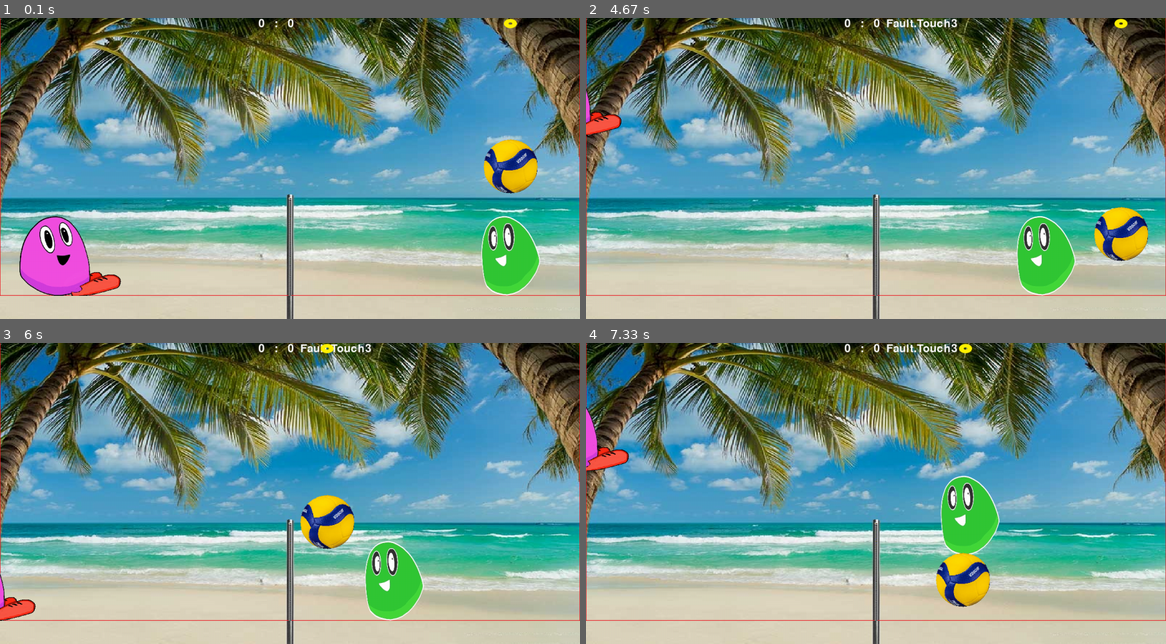
Above: before the commit, frames 1-4 (two rows, left to right).
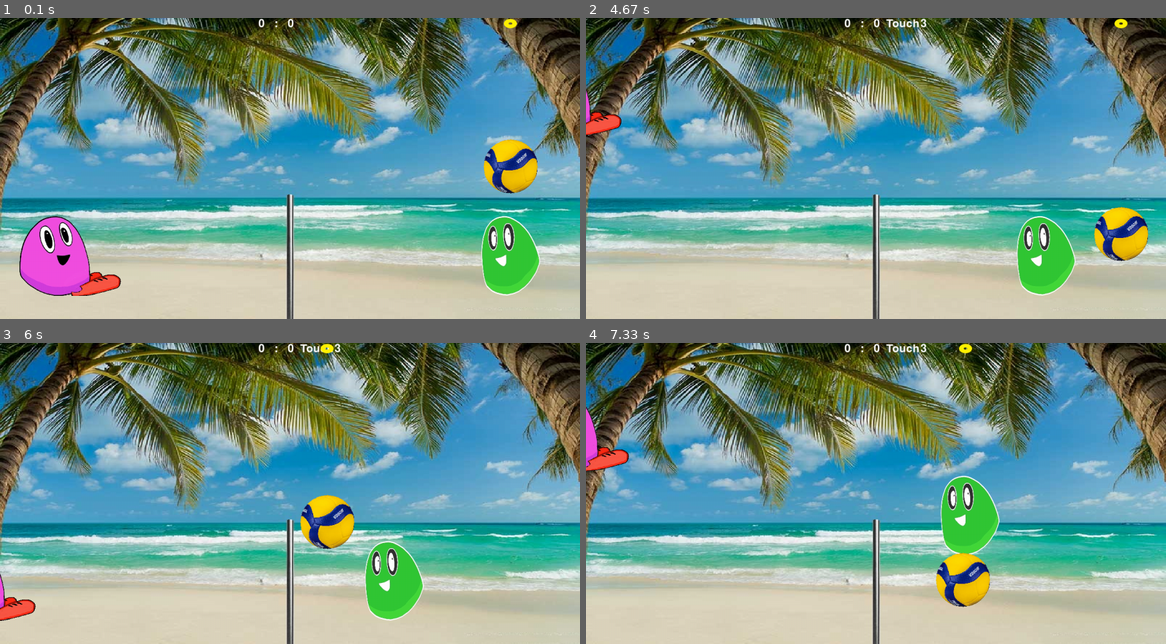
Above: after the commit, the same moments.

Repository: 3strategy/pygameBlobby
Game: pygame game, started from pyGameBlobby.py
Two runs of this game, one before a commit and one after it. Both use one fixed random seed, a clock stepped at 60 frames per second and the inputs below.
Inputs:
- Up to frame 1 (0.1 s): no input
- Up to frame 2 (4.67 s): hold Right 0.33-0.8 s; hold Up 0.83-1.13 s; hold Right 1.17-1.63 s; hold D 1.17-1.63 s; hold Left 1.67-2.2 s; hold A 1.67-2.2 s; tap C at 1.82, 3.22 s; hold Left 2.23-2.63 s; hold A 2.23-2.63 s; hold Up 2.67-3.03 s; hold Right 3.07-3.7 s; hold D 3.07-3.7 s; hold Left 3.73-4.2 s; hold A 3.73-4.2 s; hold Right from 4.23 s (still down); hold D from 4.23 s (still down)
- Up to frame 3 (6 s): release Right at 4.7 s; release D at 4.7 s; hold Up 4.73-5.03 s; tap C at 4.88 s; hold Right 5.07-5.53 s; hold D 5.07-5.53 s; hold Left from 5.57 s (still down); hold A from 5.57 s (still down)
- Up to frame 4 (7.33 s): release Left at 6.1 s; release A at 6.1 s; hold Left 6.13-6.53 s; hold A 6.13-6.53 s; tap C at 6.28 s; hold Up 6.57-6.93 s; hold Right from 6.97 s (still down); hold D from 6.97 s (still down)

The runs differ from the first frame. In frame 1, 0.8% of the frame differs, in the area x 0-100%, y 0-93%; in frame 2, 1.0%; in frame 3, 0.9%; in frame 4, 1.0%.

Commit message:
Lesson 11: 1)	 Regex 2)	 Fix net score bug 3)	 Cleaned code. 4)	 Define winning at 14 points (and block the Won state).

Diff:
--- a/Shared.py
+++ b/Shared.py
@@ -15,15 +15,16 @@
 
 pygame.init()
 infoObject = pygame.display.Info()
-#pygame.display.set_mode((infoObject.current_w, infoObject.current_h))
-
-screeny =  650 #infoObject.current_h  # 650 #650 is also good.
-screenx =  1250 #infoObject.current_w  # 1250#1580
-basescale = sqrt(screeny*screenx / (650*1250))  #
+# pygame.display.set_mode((infoObject.current_w, infoObject.current_h))
+
+screeny = 650  # infoObject.current_h  # 650 #650 is also good.
+screenx = 1250  # infoObject.current_w  # 1250#1580
+basescale = sqrt(screeny * screenx / (650 * 1250))  #
 speed = 27 * basescale
 gravity = 0.56 * basescale
 y_compression = False
 max_ball_speed = 25
+
 
 # [resource handling functions here]
 def load_png(name):
@@ -43,7 +44,7 @@
 
 class SharedSprite(pygame.sprite.Sprite):
 
-    def __init__(self, imagename, scale=1, flip=False, rotate_angle = 0):
+    def __init__(self, imagename, scale=1, flip=False, rotate_angle=0):
         pygame.sprite.Sprite.__init__(self)
         self.image = load_png(imagename)
         if flip:
@@ -53,7 +54,7 @@
         self.rect = self.image.get_rect()
 
         self.image = pygame.transform.scale(self.image, (
-        int(self.rect.width * basescale * scale), int(self.rect.height * basescale * scale)))
+            int(self.rect.width * basescale * scale), int(self.rect.height * basescale * scale)))
         self.rect = self.image.get_rect()
         self.oldpos = self.rect
         self.newpos = self.rect
@@ -68,25 +69,16 @@
         self.gravity = gravity
         self.initial_wall_dist = 150 * basescale
         self.boost = False
-        self.dY2, self.dY1, self.dY0 = 0.0,0.0,0.0 # for debug
+        self.dY2, self.dY1, self.dY0 = 0.0, 0.0, 0.0  # for debug
         self.old2, self.old1 = self.newpos, self.newpos
+
     def reinit(self):
         self.dX = 0.0
         self.dY = 0.0
 
     def update(self):
-        # for debug
-        self.dY3 = self.dY2
-        self.dY2 = self.dY1
-        self.dY1 = self.dY0
-        self.dY0 = self.dY
-        self.old3 = self.old2
-        self.old2 = self.old1
-        self.old1 = self.oldpos
-
         # for rolling back in case of collision
         self.oldpos = self.rect
-
         # move Create a copy of rect. Only the copy is moved to the new pos.
         self.newpos = self.rect.move(self.dX, self.dY)
 
@@ -96,28 +88,27 @@
 
     def bestoverlap(self, player):
         if bestoverlap := testoverlap(player, self):
-            self.orgpos, player.orgpos = self.oldpos, player.oldpos
-            print (f'overlap 0:{bestoverlap}')
+            print(f'overlap 0:{bestoverlap}')
             # calculate best possible impact (without rolling back player:
             for i in range(7):
                 self.rect = average_rect(self.newpos, self.oldpos)
                 player.rect = average_rect(player.newpos, player.oldpos)
                 if overlap := testoverlap(player, self):
                     self.newpos, player.newpos = self.rect, player.rect
-                    if bestoverlap==overlap:
-                        break
+                    if bestoverlap == overlap:
+                        break  # stop the 7 iterations as early as possible.
                     bestoverlap = overlap
-                    if isinstance(player,Boundry):
+                    if isinstance(player, Boundry):
                         print(f'overlap {i}:{bestoverlap}')
                 else:
                     self.oldpos, player.oldpos = self.rect, player.rect
             return bestoverlap
         return None
 
-    def process_impact (self,player,bestoverlap):
+    def process_impact(self, player, bestoverlap):
         # the effect of the collision is calculated by Impulse Equations.
         impact_gamma = angle_ofdxdy((bestoverlap[0] - self.dxfix, (bestoverlap[1] - self.dyfix)))[0]
-        ((self.dX, self.dY), (player.dX, player.dY)) = calc_impulse_new(self,player,impact_gamma)
+        ((self.dX, self.dY), (player.dX, player.dY)) = calc_impulse_new(self, player, impact_gamma)
         # self.rollback(player)
         # assert not testoverlap(player, self)
 
@@ -126,7 +117,8 @@
         if other_object:
             other_object.rollback()
 
-    def accellerate(self, initialspeed, profile):
+    @staticmethod
+    def accellerate(initialspeed, profile):
         # apply acceleration function:
         y = initialspeed
         if profile == 1:
@@ -134,7 +126,8 @@
         elif profile == 2:
             a = -0.00000536 * y ** 4 - 0.000177438 * y ** 3 - 0.00168125 * y ** 2 - 0.0500764 * y - 1
         elif profile == 3:
-            a = 0.000001421 * y ** 5 + 0.00000749 * y ** 4 - 0.000827811 * y ** 3 - 0.00374945 * y ** 2 + 0.0185639 * y - 1
+            a = 0.000001421 * y ** 5 + 0.00000749\
+                * y ** 4 - 0.000827811 * y ** 3 - 0.00374945 * y ** 2 + 0.0185639 * y - 1
         elif profile == 4:
             a = -1
         else:
@@ -149,7 +142,8 @@
 
     @property
     def vector(self):
-        return angle_ofdxdy((self.dX,self.dY))
+        return angle_ofdxdy((self.dX, self.dY))
+
 
 class Net(SharedSprite):
     def __init__(self):
@@ -162,7 +156,8 @@
         return 2
 
     def update(self):
-        self.dY,self.dX = 0, 0
+        self.dY, self.dX = 0, 0
+
 
 class Boundry(SharedSprite):
     def __init__(self):
@@ -175,7 +170,8 @@
         return 10
 
     def update(self):
-        self.dY,self.dX = 0, 0
+        self.dY, self.dX = 0, 0
+
 
 class Pointer(SharedSprite):
     def __init__(self):
@@ -212,9 +208,9 @@
     return round(angle, 4), z
 
 
-def calc_impulse_new(self,wall,gama):
+def calc_impulse_new(self, wall, gama):
     g = gama  # 0 needs further explainig. ba
-    vec,vec_wall = self.vector, wall.vector
+    vec, vec_wall = self.vector, wall.vector
     t, t2 = vec[0], vec_wall[0]
     v, v2 = vec[1], vec_wall[1]  # a scalar.
     m, m2 = self.weight, wall.weight
@@ -232,11 +228,13 @@
         s += f'{vx:.1f} {vy:.1f}'
         print(f'{datetime.now()} input V:{v:.1f} theta:{degrees(t):.1f} {s}')
     xyxy = ((round(vx, 2), round(vy, 2)), (round(v2x, 2), round(v2y, 2)))
-    types = type(self)
-    typewall = type (wall)
-    print(f'\n{datetime.now()} \n{types}: {v:.1f}({degrees(t):.1f}\u2070)\t {typewall}:{v2:.1f}({degrees(t2):.1f}\u2070),\
-        impact angle:{degrees(g):.2f}\u2070 masses:{m},{m2} result:{xyxy}')
+    type_s = type(self)
+    type_wall = type(wall)
+    print(f'\n{datetime.now()}'  # note the inferred multiline usage.
+          f' \n{type_s}: {v:.1f}({degrees(t):.1f}\u2070)\t {type_wall}:{v2:.1f} ({degrees(t2):.1f}\u2070),'
+          f'\nimpact angle:{degrees(g):.2f}\u2070 masses:{m},{m2} result:{xyxy}')
     return xyxy
+
 
 class State(Enum):
     MoveUp = 0
@@ -245,8 +243,10 @@
     MoveLeft = 3
     Still = 4
 
+
 class Fault(Enum):
     Ok = 0
     Floor = 1
     Net = 2
     Touch3 = 3
+    Won = 4
--- a/ball.py
+++ b/ball.py
@@ -1,7 +1,6 @@
 # class Ball
 try:
-    from Shared import *
-    # from player import *
+    from player import *
 except ImportError as err:
     print("couldn't load module. %s" % err)
     sys.exit(2)
@@ -13,7 +12,8 @@
     def __init__(self, players, net, pointer, boundry):
         SharedSprite.__init__(self, 'VolleyGreenBig.png', 0.555)  # if using unusual size - use the scale to make it ok.
         self.hit = 0
-        self.players = players  # type hinting is important. it helps seeing available methods in the class
+        self.players: tuple[
+            Player] = players  # type hinting is important. it helps seeing available methods in the class
         self.lastPlayer = False
         self.point_started = False
         self.point_scored = False
@@ -41,11 +41,16 @@
     def score(self, fault):
         ordinal = self.area.centerx > self.rect.centerx
         if not self.point_scored:  # prevent double scoring
+            if fault is Fault.Net and self.players[not ordinal].num_shots == 0:
+                return  # ignore net fault if player has not touched the ball yet.
             self.players[not ordinal].fault = fault
             if ordinal == self.lastPlayer:  # ball holder lost the point - switch ball.
                 self.lastPlayer = not self.lastPlayer
             else:
-                self.players[ordinal].score += 1
+                p: Player = self.players[ordinal]
+                p.score += 1
+                if p.score > 14 and p.score - self.players[not ordinal].score > 1:
+                    p.fault = Fault.Won
             self.point_scored = True
 
     def update(self, *args):
@@ -57,7 +62,7 @@
         if self.point_started and self.dY < 14 * basescale:
             self.dY += self.gravity
 
-        #All boundry tests run via Impulse Equations.
+        # All boundry tests run via Impulse Equations.
         if bestoverlap := self.bestoverlap(self.boundry):
             self.process_impact(self.boundry, bestoverlap)
             if bestoverlap[1] > 75 * basescale:  # means ball touched the floor
@@ -67,41 +72,14 @@
                 if -2 * basescale < self.dY < 2 * basescale:
                     self.reinit()
                     return
-        """
-        # Test if touching the floor האם הכדור נוגע ברצפה
-        if newpos.bottom >= area.bottom:  # Ball touches the floor
-            newpos.bottom = area.bottom  # repositioning to a valid position.
-            self.dY = -0.6 * self.dY
-            self.score()
-
-            # once point was scored, start a new point when ball settles down
-            if -2 * basescale < self.dY < 2 * basescale:
-                self.reinit()
-                return  # a crucial return.
-
-        # Test if flying too high בדיקה אם הכדור עף גבוה מדי
-        elif newpos.top < -250 * basescale and self.dY < 0:
-            print(f'sky high {newpos.top} dX:{self.dX:.1f} dY:{self.dY:.1f}')
-            newpos.top -= self.dY
-            self.dY = -self.dY
-
-        # Ball off court's sides: בדיקה אם הכדור פוגע בקירות
-        if (newpos.right > area.right and self.dX > 0) or (newpos.left < 0 and self.dX < 0):
-            newpos.left -= self.dX
-            self.dX = -self.dX
-        """
 
         # Net collision detection בדיקת התנגשות ברשת
         if bestoverlap := self.bestoverlap(self.net):  # testoverlap(self.net, self):
-            #self.rollback()  # Rollback position
 
-            tempDx = self.dX
+            temp_dx = self.dX
             self.process_impact(self.boundry, bestoverlap)
-            if(self.dX * tempDx < 0): # means ball bounced back
+            if self.dX * temp_dx < 0:  # means ball bounced back
                 self.score(Fault.Net)
-                #self.dX = -0.3 * self.dX
-            #else:  # hit top of net
-             #   self.dY -= 5
 
         # Player Collision testing בדיקת פגיעת שחקן בכדור
         for ordinal in range(2):
--- a/player.py
+++ b/player.py
@@ -18,7 +18,7 @@
         self.horisontal_speed = speed * 0.3
         self.state = State.Still
         self.h_state = State.Still
-
+        self.__fault: Fault = Fault.Ok
         self.canjump = True
         self.num_shots = 0
         self.score = 0
@@ -43,7 +43,9 @@
         self.reinit()
 
     def reinit(self):
-        self.fault = Fault.Ok
+
+        if self.fault != Fault.Won:
+            self.fault = Fault.Ok
         self.canjump = True
         self.num_shots = 0
         self.state = State.Still
@@ -138,3 +140,16 @@
         """calculates weight. The idea is that player is heavier when on the ground.
         can hit harder and bounce less"""
         return 300 if self.rect.bottom == self.area.bottom else 3
+
+    @property
+    def fault(self):
+        """explanation of lost point"""
+        return self.__fault
+
+    @fault.setter
+    def fault(self, val):
+        # prevent overwriting state Won.
+        if self.__fault == Fault.Won:
+            return
+        else:
+            self.__fault = val
--- a/pyGameBlobby.py
+++ b/pyGameBlobby.py
@@ -1,6 +1,7 @@
 # game class (main)
 try:
     import sys
+    import re
     from player import *
     from ball import *
 except ImportError as err:
@@ -25,14 +26,14 @@
     net = Net()
     boundry = Boundry()
     pointer = Pointer()
-    ball = Ball(players, net, pointer,boundry)
+    ball = Ball(players, net, pointer, boundry)
     Player.ball = ball  # give player a static reference to ball.
 
     # Initialise sprites' groups
     playersprites = pygame.sprite.RenderPlain(players)
     ballsprites = pygame.sprite.RenderPlain(ball, pointer)
 
-    othersprites = pygame.sprite.RenderPlain(boundry,net)
+    othersprites = pygame.sprite.RenderPlain(boundry, net)
 
     # Display some text
     font = pygame.font.Font(None, 36)
@@ -49,7 +50,7 @@
         clock.tick(54)
 
         for event in pygame.event.get():
-            if event.type == QUIT or event.type == KEYDOWN and  event.key == K_ESCAPE:
+            if event.type == QUIT or event.type == KEYDOWN and event.key == K_ESCAPE:
                 return
             # OOP:Don't ask for the information you need to do the work;
             # ask for the object that has information to do the work for you. (Allen Hollub)
@@ -58,10 +59,12 @@
 
         p0, p1 = players[0], players[1]
         info = f'{p0.score}   :   {p1.score}'
-        if(p0.fault != Fault.Ok):
-            info = f'{p0.fault} {info}'
-        elif (p1.fault != Fault.Ok):
-            info = f'{info}  {p1.fault}'
+        if p0.fault != Fault.Ok:
+            fl = re.search(r'((\w*)\.(\w*))', f'{p0.fault}').group(3)
+            info = f'{fl} {info}'
+        elif p1.fault != Fault.Ok:
+            fl = re.search(r'((\w*)\.(\w*))', str(p1.fault)).group(3)
+            info = f'{info}  {fl}'
         # info = f'{p0.state} {info}  {p1.state} dX:{p1.dX:.1f} dY:{p1.dY:.1f}'
         # info = f'{info} Ball dX:{ball.dX:.1f} dY:{ball.dY:.1f}'
         # note the : after which comes the formatting (here .1f for 1 decimal point)
@@ -74,7 +77,7 @@
         playersprites.update()  # it matters if you update the player before or after the ball.
         ballsprites.update()  # calls the update method on sprite
 
-        othersprites.draw(screen)
+        # othersprites.draw(screen)
         playersprites.draw(screen)
         ballsprites.draw(screen)  # blits every sprite to the screen.
 
